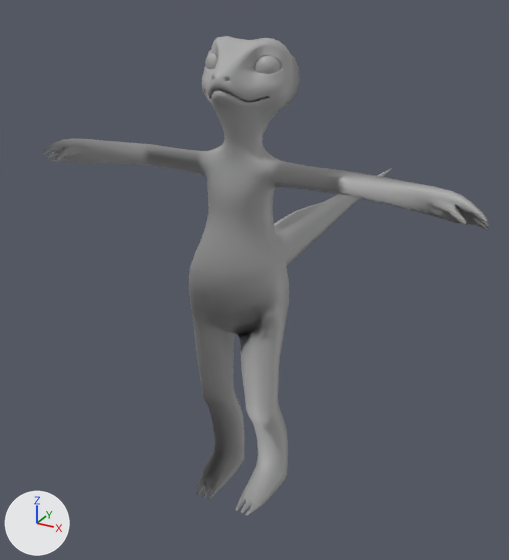
Renders of the FBX model Assets/Models/Player/EXE.GameAnimation_RunCycle_1.6.fbx from each side of a commit.
Before and after are seen from a camera (50 mm lens) standing at (1.0, -1.71, 1.66) and looking at (-0.19, 0.46, 0.57). Lighting does not change. The marker at lower left points along +X, +Y and +Z. Where no turn or scale is listed for an object, it has been applied to the vertices. Vertices at the same position are counted once.

The scene before the commit, as lines of its bpy script (objects in view):
```python
mat_standardsurface1 = principled_material('standardSurface1')
mat_standardsurface1.base_color = (0.4, 0.4, 0.4)  # grey #aaaaaa
me_mesh = bpy.data.meshes.new('Mesh')
me_mesh.from_pydata(...)  # 4333 vertices, 4340 faces; spans x -0.72..0.72, y -0.13..1.45, z 0.0..1.49
me_mesh.materials.append(mat_standardsurface1)  # grey #aaaaaa
ob_echsebody = bpy.data.objects.new('EchseBody', me_mesh)
ob_echsebody.location = (0.0, 0.0, 0.0)
```
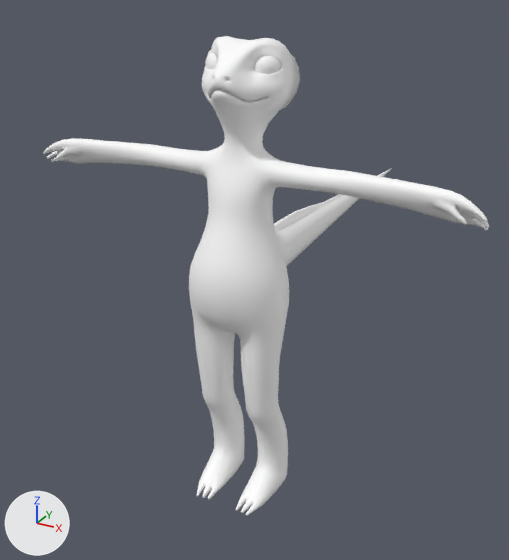
Where the newer file only moved an object's origin or applied its transform, the numbers keep the older frame.

Where the change shows, as pixel boxes [x1, y1, x2, y2] in the pictures (509 x 560 px; the box of a moved part takes in the faces that stretch with it):
'EchseBody', recoloured (grey to white)
    both: [43, 36, 489, 515]
part 1 of me_mesh, moved or reshaped
    both: [379, 168, 392, 176]

Patch to the scene script:
```diff
--- a/Assets/Models/Player/EXE.GameAnimation_RunCycle_1.6.fbx.py
+++ b/Assets/Models/Player/EXE.GameAnimation_RunCycle_1.6.fbx.py
@@ mat_standardsurface1 @@
 mat_standardsurface1 = principled_material('standardSurface1')
-mat_standardsurface1.base_color = (0.4, 0.4, 0.4)  # grey #aaaaaa
+mat_standardsurface1.base_color = (1.0, 1.0, 1.0)  # white #ffffff
@@ me_mesh @@
 # used by ob_echsebody; location = (0.0, 0.0, 0.0)
-me_mesh.from_pydata(...)  # 4333 vertices, 4340 faces; spans x -0.72..0.72, y -0.13..1.45, z 0.0..1.49
+me_mesh.from_pydata(...)  # 4331 vertices, 4339 faces; spans x -0.72..0.72, y -0.13..1.45, z 0.0..1.49
+# me_mesh part 1
+# 1 vertex is removed from x 0.0, y 1.38, z 0.81
+# 8 faces are deleted
+# 8 new faces join them
 me_mesh.materials.append(mat_standardsurface1)
```
